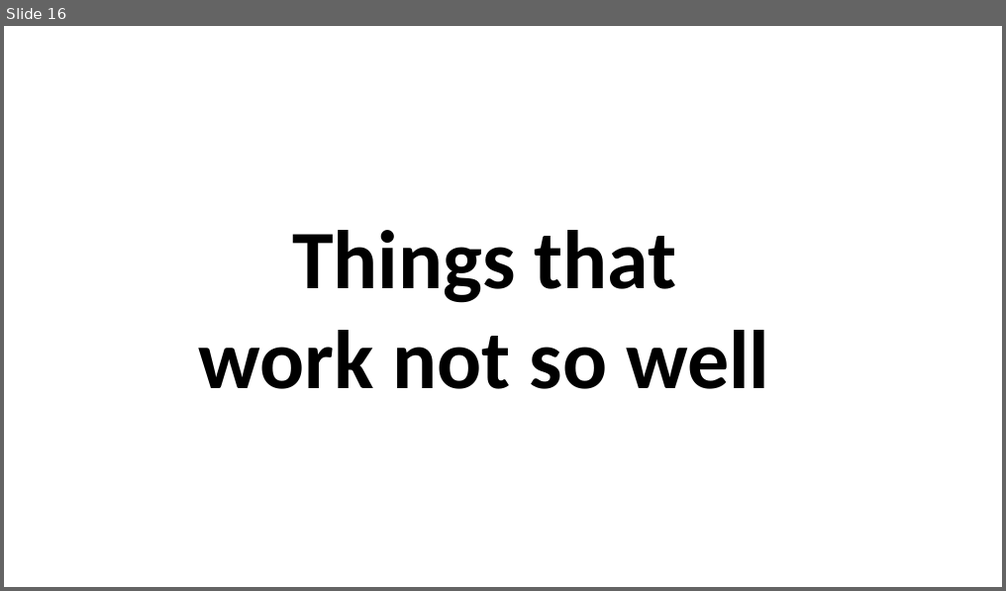
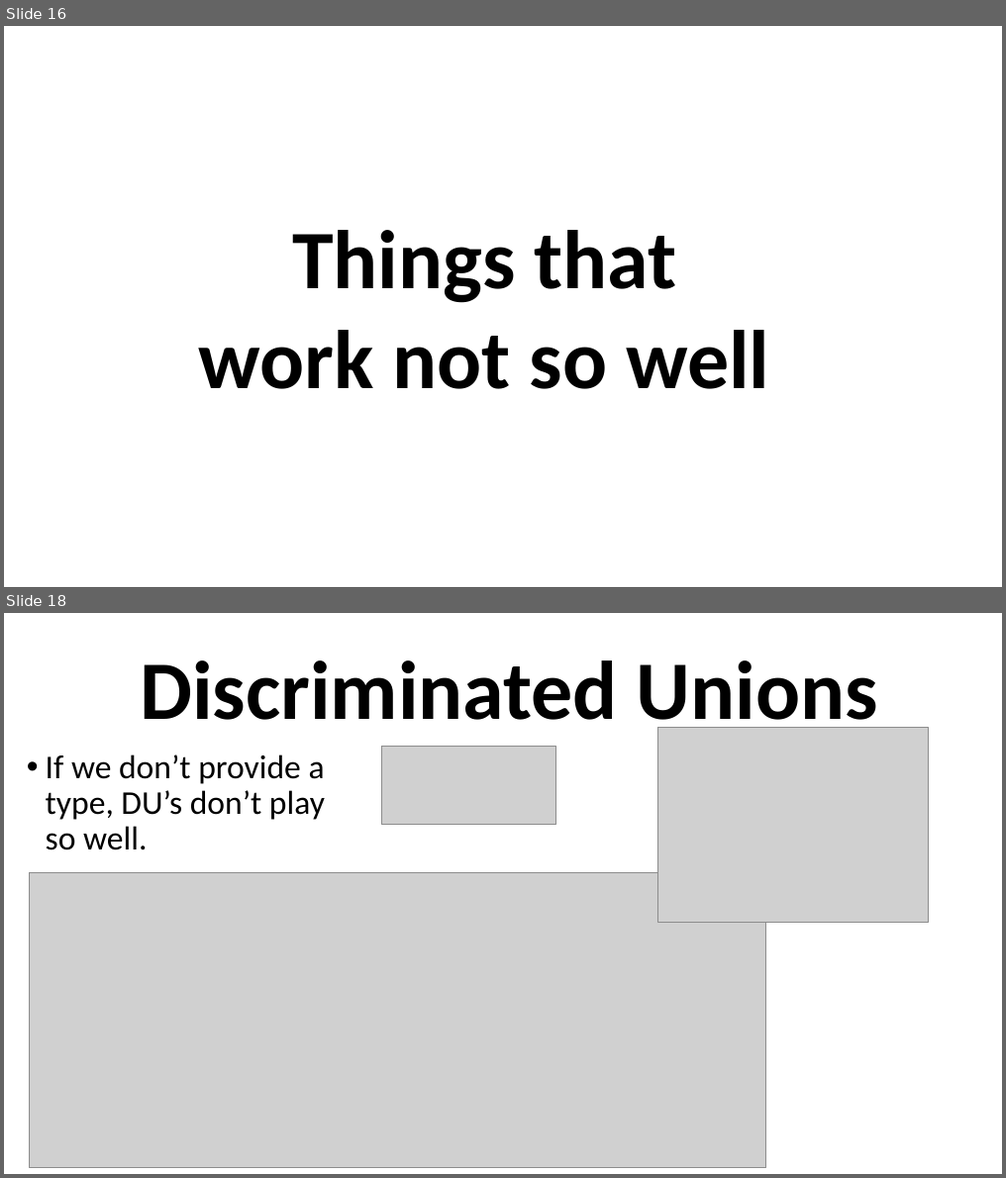
Before and after one commit to grab-a-byte/DotnetInterop, a slide deck: DotnetInteropSlides.pptx. Shown one above the other, each under a label of ours: slide 16 before the commit, slides 16 and 18 after it; the slides between them are not shown. The pictures are 1006x591 and 1006x1178 pixels, drawn with LibreOffice and Linux fonts; fonts in the diff are those of the drawing; grey boxes stand for pictures. Boxes give left, top, right and bottom in pixels: in the first picture for what was removed or moved away, otherwise in the second. Text is boxed around its words. In the diff, an @@ line names an element or a change of style, - is before the commit and + after.

```diff
--- a/DotnetInteropSlides.pptx
+++ b/DotnetInteropSlides.pptx
@@ slide 18 added at <box>4,613,1002,1174</box>, background #FFFFFF @@
@@ text added at <box>140,661,878,738</box>, 80 pt, text #000000, bold @@
+Discriminated Unions
@@ picture added at <box>658,728,928,922</box> @@
@@ text added at <box>46,755,325,851</box>, 32 pt, text #000000 @@
+    • If we don’t provide a type, DU’s don’t play so well.
@@ picture added at <box>382,747,556,825</box> @@
@@ picture added at <box>30,872,766,1167</box> @@
```
Also in this commit, not shown: 2 slides changed, 4 other slides added, 4 other files.
